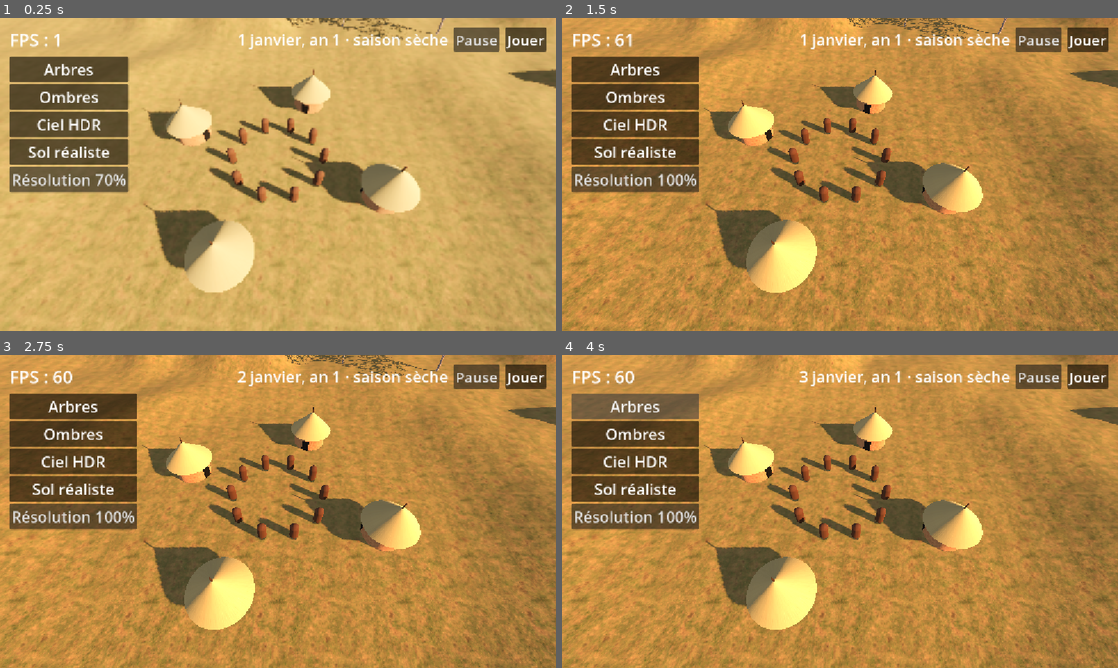
Above: before the commit, frames 1-4 (two rows, left to right).
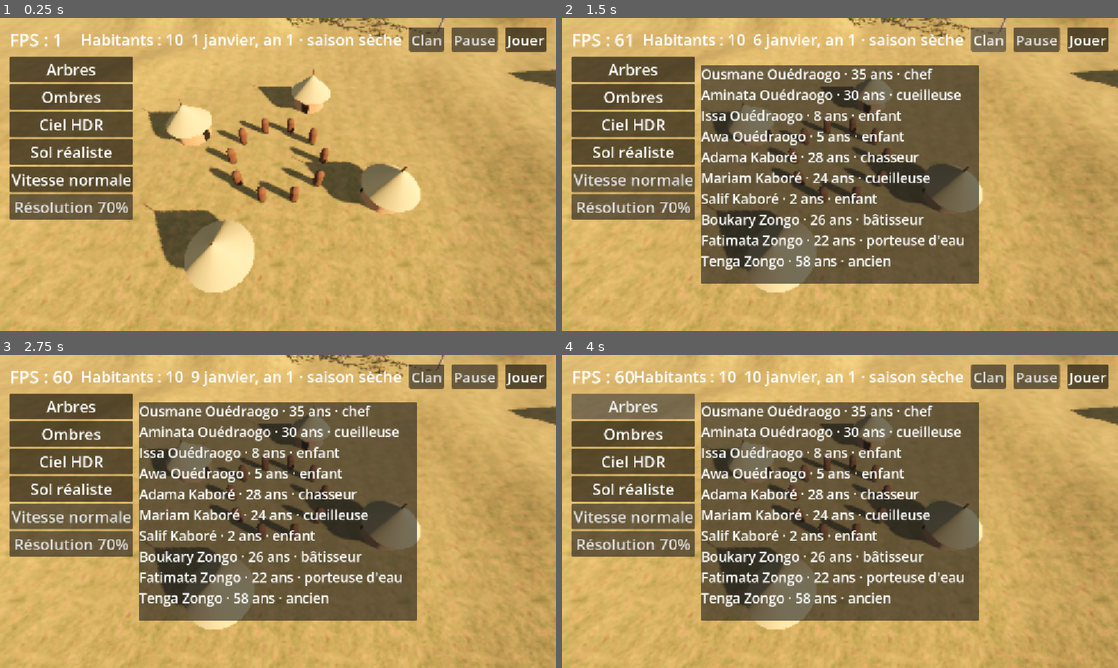
Above: after the commit, the same moments.

Repository: barroapk/faso-kanou
Game: Godot game, scene res://scenes/main.tscn
Same seed, same stepped clock (60 frames per second), same inputs: the game is played once before the commit and once after it. A sky picture missing from this copy of the repository is replaced by a grey-blue gradient.
Inputs (mouse positions are in pixels of both pictures, inside the frame that each line leads up to):
- Up to frame 1 (0.25 s): no input
- Up to frame 2 (1.5 s): click (634, 180) at 0.5 s, where only the run after the commit has a clickable "Vitesse normale"; click (990, 39) at 1.25 s, where only the run after the commit has a clickable "Clan"
- Up to frame 3 (2.75 s): click "Jouer" at 2 s
- Up to frame 4 (4 s): click "Jouer" at 2.75 s; click "Arbres" at 3.5 s

The runs differ from the first frame. In frame 1, 5.7% of the frame differs, in the area x 1-90%, y 2-65%; in frame 2, 90%; in frame 3, 90%; in frame 4, 91%, in the area x 0-100%, y 0-100%.

Commit message:
v0.2 : 10 habitants, familles, naissances et décès

Diff:
--- a/scripts/core/civilisation.gd
+++ b/scripts/core/civilisation.gd
@@ -1,6 +1,14 @@
 extends Node
 
 var temps = preload("res://scripts/core/temps.gd").new()
+var population = preload("res://scripts/core/population.gd").new()
+
+func _ready() -> void:
+    population.creer_clan_initial(temps.jour_total)
+    temps.nouveau_mois.connect(_mois_passe)
+
+func _mois_passe() -> void:
+    population.mois_passe(temps.jour_total)
 
 func _process(delta: float) -> void:
     temps.avancer(delta)
--- /dev/null
+++ b/scripts/core/population.gd
@@ -0,0 +1,90 @@
+extends RefCounted
+
+signal naissance(habitant)
+signal deces(habitant)
+
+const JOURS_PAR_AN := 360
+const PRENOMS_H := ["Ousmane", "Issa", "Adama", "Moussa", "Salif", "Karim", "Boukary", "Noaga", "Idrissa", "Seydou"]
+const PRENOMS_F := ["Aminata", "Fatimata", "Mariam", "Awa", "Salimata", "Rasmata", "Zalissa", "Assita", "Kadiatou", "Bintou"]
+
+var habitants: Array = []
+var prochain_id := 1
+var rng := RandomNumberGenerator.new()
+
+func creer_clan_initial(jour: int) -> void:
+    rng.seed = 2026
+    _ajouter("Ousmane", "Ouédraogo", "H", 35, 1, "chef", jour)
+    _ajouter("Aminata", "Ouédraogo", "F", 30, 1, "cueilleuse", jour)
+    _ajouter("Issa", "Ouédraogo", "H", 8, 1, "enfant", jour)
+    _ajouter("Awa", "Ouédraogo", "F", 5, 1, "enfant", jour)
+    _ajouter("Adama", "Kaboré", "H", 28, 2, "chasseur", jour)
+    _ajouter("Mariam", "Kaboré", "F", 24, 2, "cueilleuse", jour)
+    _ajouter("Salif", "Kaboré", "H", 2, 2, "enfant", jour)
+    _ajouter("Boukary", "Zongo", "H", 26, 3, "bâtisseur", jour)
+    _ajouter("Fatimata", "Zongo", "F", 22, 3, "porteuse d'eau", jour)
+    _ajouter("Tenga", "Zongo", "H", 58, 3, "ancien", jour)
+
+func _ajouter(prenom: String, nom: String, sexe: String, age_ans: int, famille: int, metier: String, jour: int, decaler := true) -> Dictionary:
+    var ecart := rng.randi_range(0, JOURS_PAR_AN - 1) if decaler else 0
+    var h := {
+        "id": prochain_id,
+        "prenom": prenom,
+        "nom": nom,
+        "sexe": sexe,
+        "naissance": jour - age_ans * JOURS_PAR_AN - ecart,
+        "famille": famille,
+        "metier": metier,
+        "sante": 100,
+    }
+    prochain_id += 1
+    habitants.append(h)
+    return h
+
+func age(h: Dictionary, jour: int) -> int:
+    return int((jour - int(h["naissance"])) / JOURS_PAR_AN)
+
+func mois_passe(jour: int) -> void:
+    var nes := []
+    var familles := {}
+    for h in habitants:
+        familles[h["famille"]] = true
+    for f in familles.keys():
+        var mere = null
+        var pere = null
+        var plus_jeune := 999
+        for h in habitants:
+            if h["famille"] != f:
+                continue
+            var a := age(h, jour)
+            if h["sexe"] == "F" and a >= 18 and a <= 42 and mere == null:
+                mere = h
+            elif h["sexe"] == "H" and a >= 18 and a <= 60 and pere == null:
+                pere = h
+            if h["metier"] == "enfant":
+                plus_jeune = mini(plus_jeune, a)
+        if mere != null and pere != null and plus_jeune >= 2 and rng.randf() < 1.0 / 30.0:
+            nes.append([f, pere["nom"]])
+
+    var morts := []
+    for h in habitants:
+        var a := age(h, jour)
+        var risque := 0.0
+        if a < 1:
+            risque = 0.003
+        elif a >= 55:
+            risque = (a - 50) * 0.0008
+        if rng.randf() < risque:
+            morts.append(h)
+    for h in morts:
+        habitants.erase(h)
+        deces.emit(h)
+
+    for n in nes:
+        var sexe := "H" if rng.randf() < 0.5 else "F"
+        var liste: Array = PRENOMS_H if sexe == "H" else PRENOMS_F
+        var bebe := _ajouter(liste[rng.randi() % liste.size()], n[1], sexe, 0, n[0], "enfant", jour, false)
+        naissance.emit(bebe)
+
+    for h in habitants:
+        if h["metier"] == "enfant" and age(h, jour) >= 14:
+            h["metier"] = "sans métier"
--- a/scripts/interface/bandeau.gd
+++ b/scripts/interface/bandeau.gd
@@ -1,6 +1,11 @@
 extends CanvasLayer
 
 var etiquette_date: Label
+var etiquette_pop: Label
+var message: Label
+var temps_message := 0.0
+var panneau: PanelContainer
+var liste: VBoxContainer
 
 func _ready() -> void:
     var barre := HBoxContainer.new()
@@ -8,12 +13,17 @@
     barre.alignment = BoxContainer.ALIGNMENT_END
     barre.offset_top = 20
     barre.offset_right = -20
-    barre.add_theme_constant_override("separation", 12)
+    barre.add_theme_constant_override("separation", 16)
     add_child(barre)
 
-    etiquette_date = Label.new()
-    etiquette_date.add_theme_font_size_override("font_size", 32)
-    barre.add_child(etiquette_date)
+    etiquette_pop = _etiquette(barre)
+    etiquette_date = _etiquette(barre)
+
+    var clan := Button.new()
+    clan.text = "Clan"
+    clan.add_theme_font_size_override("font_size", 30)
+    clan.pressed.connect(_basculer_panneau)
+    barre.add_child(clan)
 
     var groupe := ButtonGroup.new()
     var noms := ["Pause", "Jouer"]
@@ -27,8 +37,65 @@
         b.pressed.connect(_changer_vitesse.bind(i))
         barre.add_child(b)
 
+    message = Label.new()
+    message.set_anchors_and_offsets_preset(Control.PRESET_BOTTOM_WIDE)
+    message.offset_top = -90
+    message.offset_bottom = -30
+    message.horizontal_alignment = HORIZONTAL_ALIGNMENT_CENTER
+    message.add_theme_font_size_override("font_size", 34)
+    add_child(message)
+
+    panneau = PanelContainer.new()
+    panneau.anchor_left = 0.25
+    panneau.anchor_right = 0.75
+    panneau.anchor_top = 0.15
+    panneau.anchor_bottom = 0.85
+    panneau.visible = false
+    add_child(panneau)
+    var defil := ScrollContainer.new()
+    panneau.add_child(defil)
+    liste = VBoxContainer.new()
+    liste.size_flags_horizontal = Control.SIZE_EXPAND_FILL
+    defil.add_child(liste)
+
+    Civilisation.population.naissance.connect(func(h): _afficher_message("Naissance : %s %s" % [h["prenom"], h["nom"]]))
+    Civilisation.population.deces.connect(func(h): _afficher_message("Décès : %s %s" % [h["prenom"], h["nom"]]))
+
+func _etiquette(parent: Control) -> Label:
+    var l := Label.new()
+    l.add_theme_font_size_override("font_size", 32)
+    parent.add_child(l)
+    return l
+
 func _changer_vitesse(i: int) -> void:
     Civilisation.temps.vitesse = i
 
-func _process(_delta: float) -> void:
+func _afficher_message(texte: String) -> void:
+    message.text = texte
+    temps_message = 5.0
+    if panneau.visible:
+        _remplir_liste()
+
+func _basculer_panneau() -> void:
+    panneau.visible = not panneau.visible
+    if panneau.visible:
+        _remplir_liste()
+
+func _remplir_liste() -> void:
+    for ligne in liste.get_children():
+        ligne.queue_free()
+    var pop = Civilisation.population
+    var jour: int = Civilisation.temps.jour_total
+    for h in pop.habitants:
+        var l := Label.new()
+        l.text = "%s %s · %d ans · %s" % [h["prenom"], h["nom"], pop.age(h, jour), h["metier"]]
+        l.add_theme_font_size_override("font_size", 28)
+        liste.add_child(l)
+
+func _process(delta: float) -> void:
+    etiquette_pop.text = "Habitants : %d" % Civilisation.population.habitants.size()
     etiquette_date.text = Civilisation.temps.texte()
+    if temps_message > 0.0:
+        temps_message -= delta
+        if temps_message <= 0.0:
+            message.text = ""
--- a/scripts/main.gd
+++ b/scripts/main.gd
@@ -118,6 +118,7 @@
     _ajouter_bouton(boutons, "Ombres", func(actif): soleil.shadow_enabled = actif)
     _ajouter_bouton(boutons, "Ciel HDR", _changer_ciel)
     _ajouter_bouton(boutons, "Sol réaliste", func(actif): terrain.material_override = materiau_sol if actif else materiau_simple)
+    _ajouter_bouton(boutons, "Vitesse normale", func(actif): Civilisation.temps.vitesse = 1 if actif else 3)
     var res := Button.new()
     res.text = "Résolution 70%"
     res.add_theme_font_size_override("font_size", 32)
